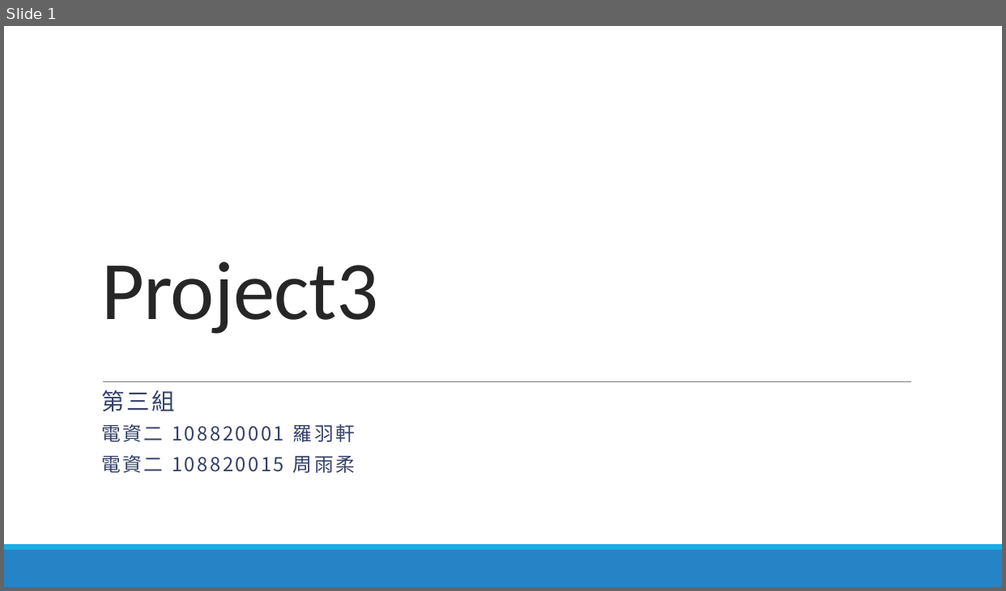
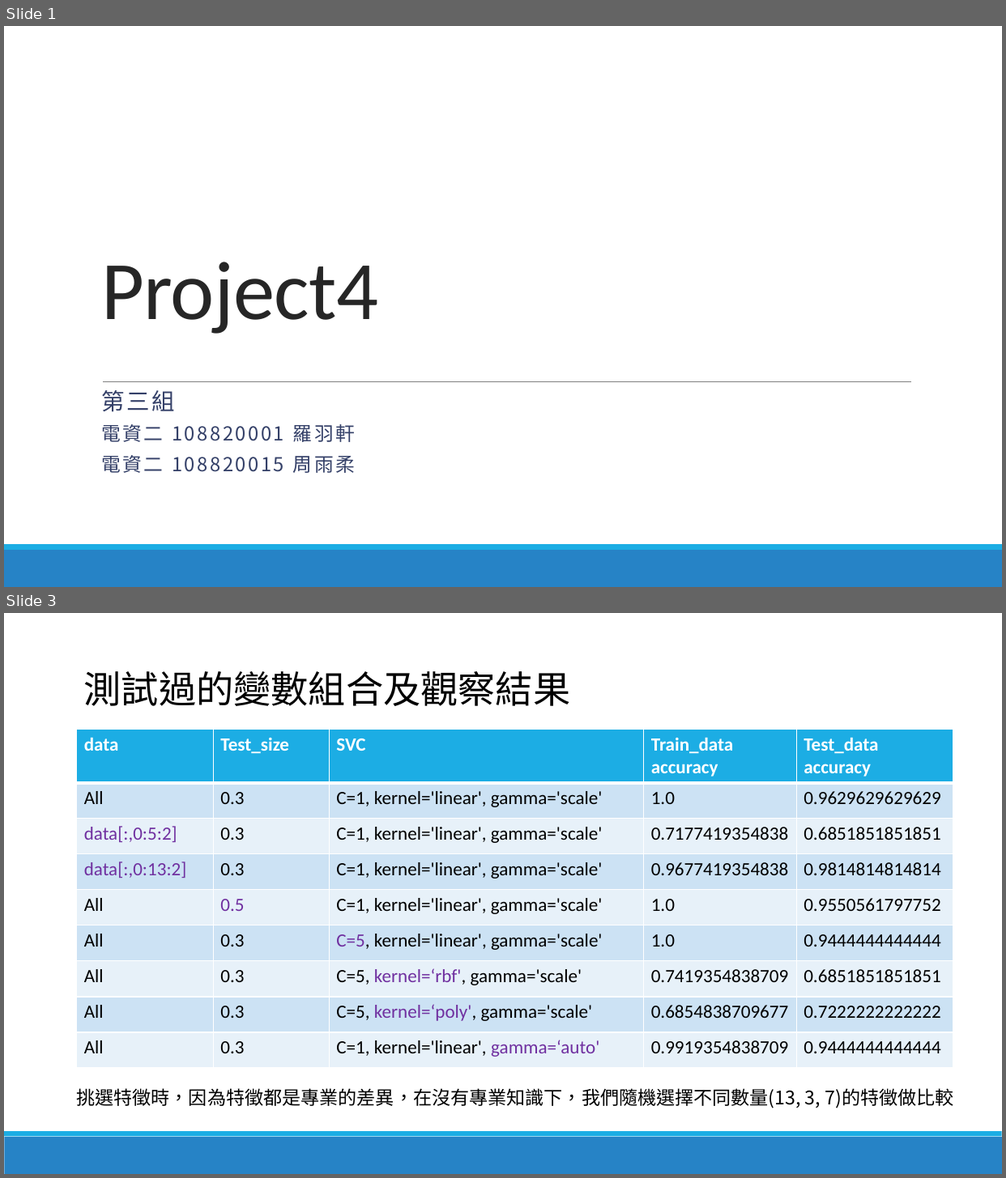
Before and after one commit to lohsuan/Multimedia-Tech, a slide deck: Project4_第三組_小組報告/Project4_第三組_小組報告.pptx. Shown one above the other, each under a label of ours: slide 1 before the commit, slides 1 and 3 after it; the slides between them are not shown. The pictures are 1006x591 and 1006x1178 pixels, drawn with LibreOffice and Linux fonts; fonts in the diff are those of the drawing. Boxes give left, top, right and bottom in pixels: in the first picture for what was removed or moved away, otherwise in the second. Text is boxed around its words. In the diff, an @@ line names an element or a change of style, - is before the commit and + after.

```diff
--- a/Project4_第三組_小組報告/Project4_第三組_小組報告.pptx
+++ b/Project4_第三組_小組報告/Project4_第三組_小組報告.pptx
@@ slide 3 added at <box>4,613,1002,1174</box>, background #FFFFFF; not listed: 2 template elements that a slide beside it also shows @@
@@ text added at <box>84,671,571,706</box>, 36 pt, text #000000 @@
+測試過的變數組合及觀察結果
@@ table added at <box>77,730,953,1069</box>, 9 rows, 5 columns @@
+data | Test_size | SVC | Train_data accuracy | Test_data accuracy
+All | 0.3 | C=1, kernel='linear', gamma='scale' | 1.0 | 0.9629629629629
+data[:,0:5:2] | 0.3 | C=1, kernel='linear', gamma='scale' | 0.7177419354838 | 0.6851851851851
+data[:,0:13:2] | 0.3 | C=1, kernel='linear', gamma='scale' | 0.9677419354838 | 0.9814814814814
+All | 0.5 | C=1, kernel='linear', gamma='scale' | 1.0 | 0.9550561797752
+All | 0.3 | C=5, kernel='linear', gamma='scale' | 1.0 | 0.9444444444444
+All | 0.3 | C=5, kernel=‘rbf', gamma='scale' | 0.7419354838709 | 0.6851851851851
+All | 0.3 | C=5, kernel=‘poly', gamma='scale' | 0.6854838709677 | 0.7222222222222
+All | 0.3 | C=1, kernel='linear', gamma=‘auto' | 0.9919354838709 | 0.9444444444444
@@ text added at <box>76,1088,953,1109</box>, 18 pt, text #000000 @@
+挑選特徵時，因為特徵都是專業的差異，在沒有專業知識下，我們隨機選擇不同數量(13, 3, 7)的特徵做比較
@@ slide 1 changed as well @@
@@ title at <box>101,262,378,334</box>: text changed @@
-Project3
+Project4
```
Also in this commit, not shown: 1 other slide changed, 2 other slides added, 16 slides removed, 8 other files.
